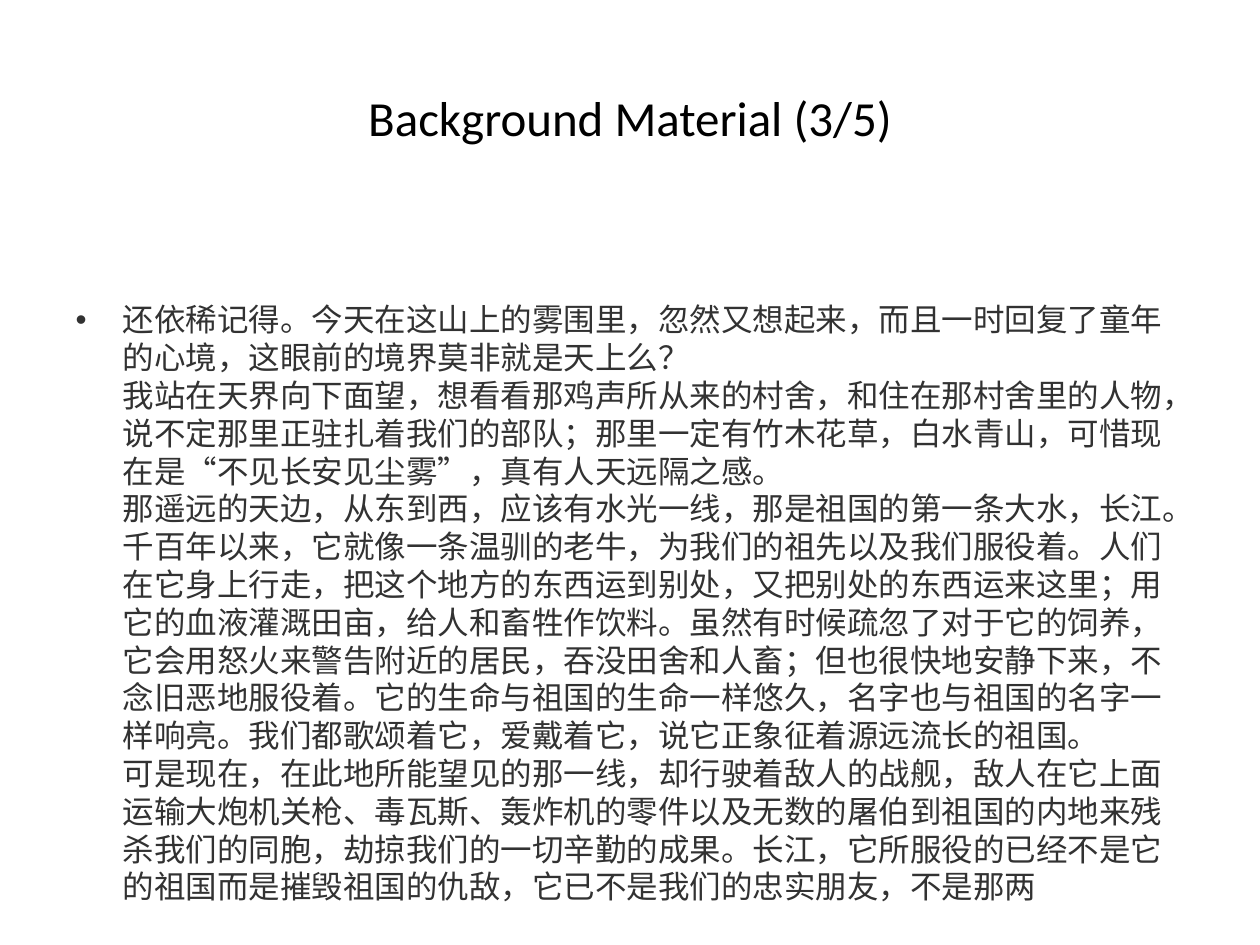
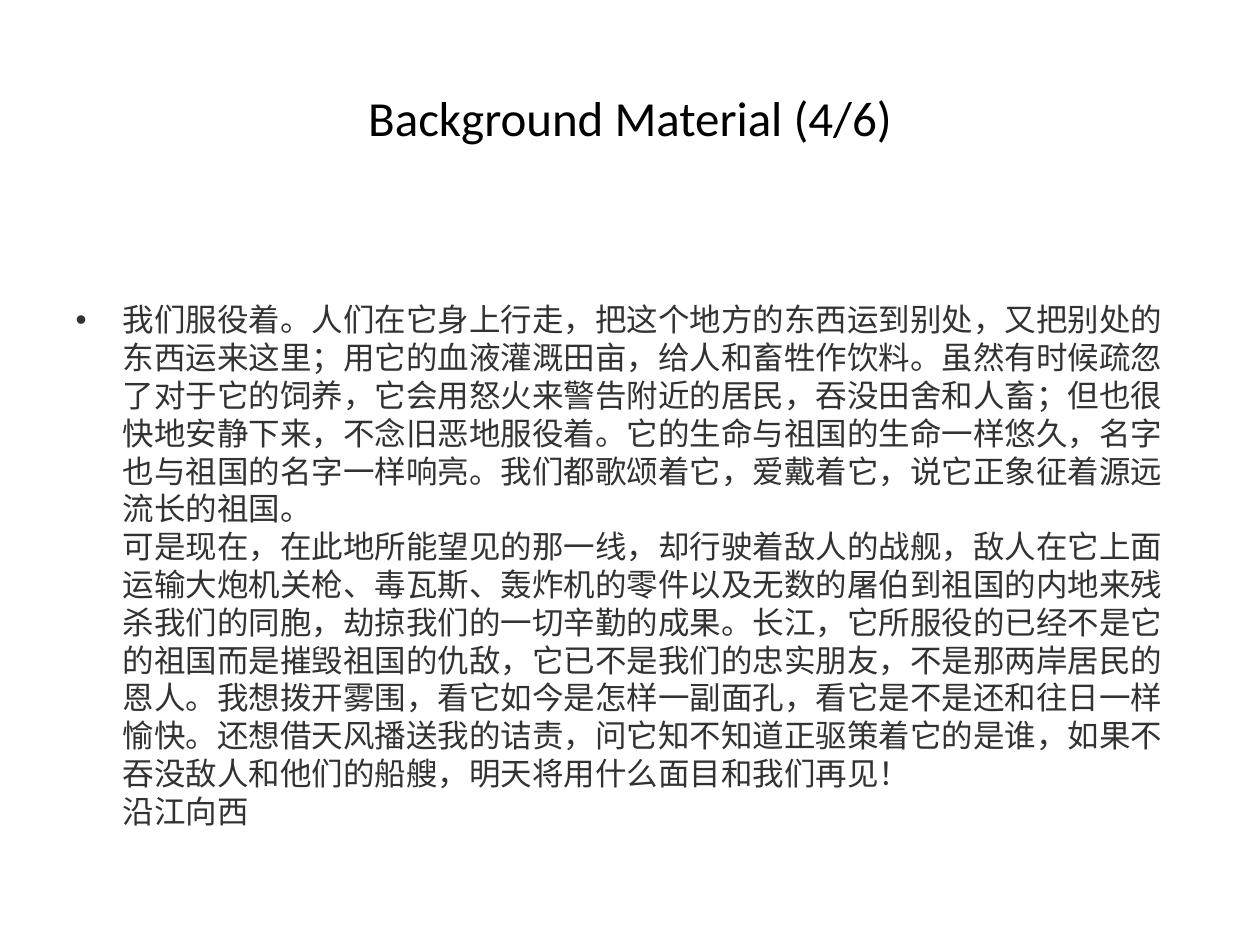
Before and after one commit to chenchen8486/word2ppt-assistant, a slide deck: slide 59 of 测试文档_processed.pptx (slide 46 before the commit). Drawn at 1260x945 pixels with LibreOffice and Linux fonts; fonts in the diff are those of the drawing. Boxes give left, top, right and bottom in pixels: in the first picture for what was removed or moved away, otherwise in the second. Text is boxed around its words. In the diff, an @@ line names an element or a change of style, - is before the commit and + after.

```diff
--- a/测试文档_processed.pptx
+++ b/测试文档_processed.pptx
@@ title at (x1=368, y1=100, x2=892, y2=145): text changed @@
-Background Material (3/5)
+Background Material (4/6)
@@ text at (x1=123, y1=304, x2=1163, y2=826): text changed @@
-• 还依稀记得。今天在这山上的雾围里，忽然又想起来，而且一时回复了童年的心境，这眼前的境界莫非就是天上么？
-  我站在天界向下面望，想看看那鸡声所从来的村舍，和住在那村舍里的人物，说不定那里正驻扎着我们的部队；那里一定有竹木花草，白水青山，可惜现在是“不见长安见尘雾”，真有人天远隔之感。
-  那遥远的天边，从东到西，应该有水光一线，那是祖国的第一条大水，长江。千百年以来，它就像一条温驯的老牛，为我们的祖先以及我们服役着。人们在它身上行走，把这个地方的东西运到别处，又把别处的东西运来这里；用它的血液灌溉田亩，给人和畜牲作饮料。虽然有时候疏忽了对于它的饲养，它会用怒火来警告附近的居民，吞没田舍和人畜；但也很快地安静下来，不念旧恶地服役着。它的生命与祖国的生命一样悠久，名字也与祖国的名字一样响亮。我们都歌颂着它，爱戴着它，说它正象征着源远流长的祖国。
-  可是现在，在此地所能望见的那一线，却行驶着敌人的战舰，敌人在它上面运输大炮机关枪、毒瓦斯、轰炸机的零件以及无数的屠伯到祖国的内地来残杀我们的同胞，劫掠我们的一切辛勤的成果。长江，它所服役的已经不是它的祖国而是摧毁祖国的仇敌，它已不是我们的忠实朋友，不是那两
+• 我们服役着。人们在它身上行走，把这个地方的东西运到别处，又把别处的东西运来这里；用它的血液灌溉田亩，给人和畜牲作饮料。虽然有时候疏忽了对于它的饲养，它会用怒火来警告附近的居民，吞没田舍和人畜；但也很快地安静下来，不念旧恶地服役着。它的生命与祖国的生命一样悠久，名字也与祖国的名字一样响亮。我们都歌颂着它，爱戴着它，说它正象征着源远流长的祖国。
+  可是现在，在此地所能望见的那一线，却行驶着敌人的战舰，敌人在它上面运输大炮机关枪、毒瓦斯、轰炸机的零件以及无数的屠伯到祖国的内地来残杀我们的同胞，劫掠我们的一切辛勤的成果。长江，它所服役的已经不是它的祖国而是摧毁祖国的仇敌，它已不是我们的忠实朋友，不是那两岸居民的恩人。我想拨开雾围，看它如今是怎样一副面孔，看它是不是还和往日一样愉快。还想借天风播送我的诘责，问它知不知道正驱策着它的是谁，如果不吞没敌人和他们的船艘，明天将用什么面目和我们再见！
+  沿江向西
```
Also in this commit, not shown: 52 other slides changed, 26 slides added, 10 slides removed, 8 other files.
